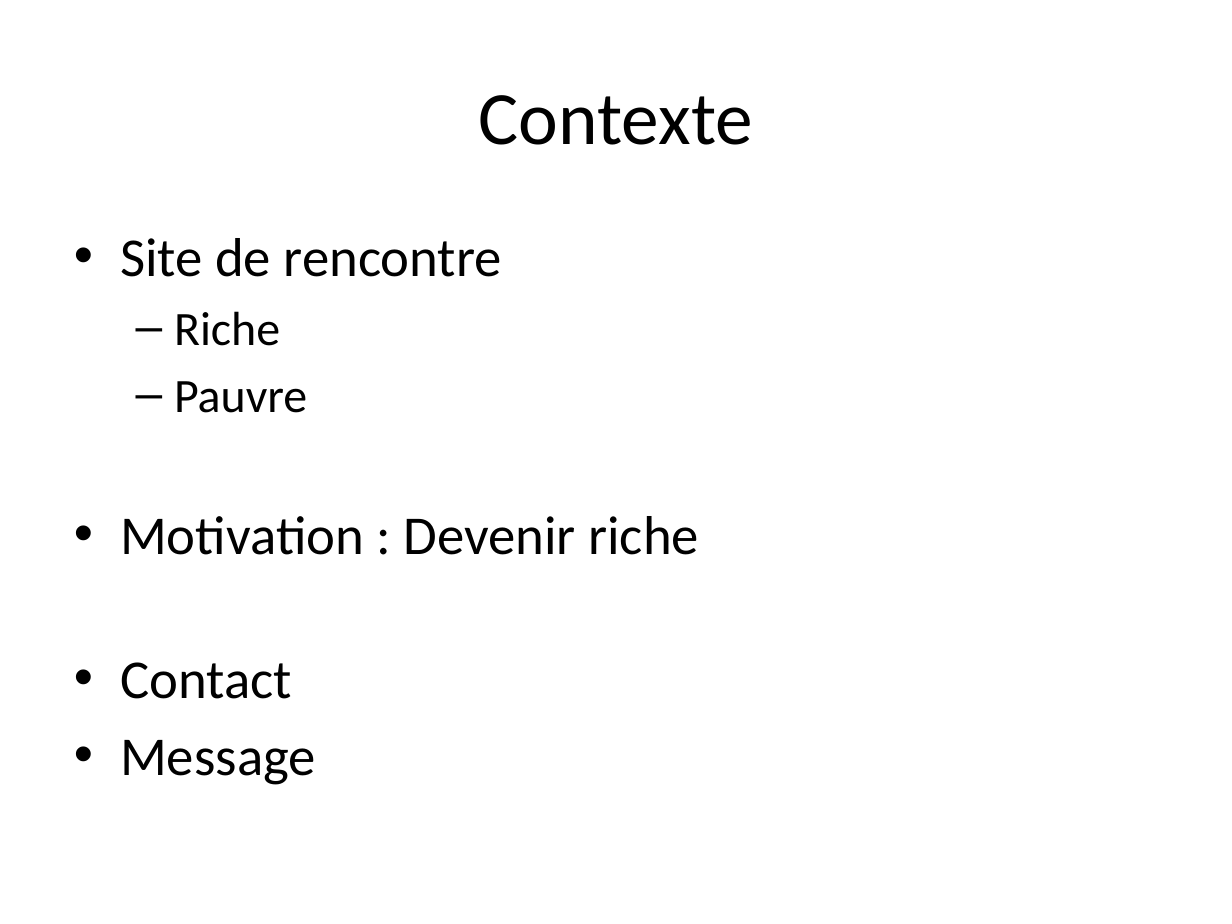
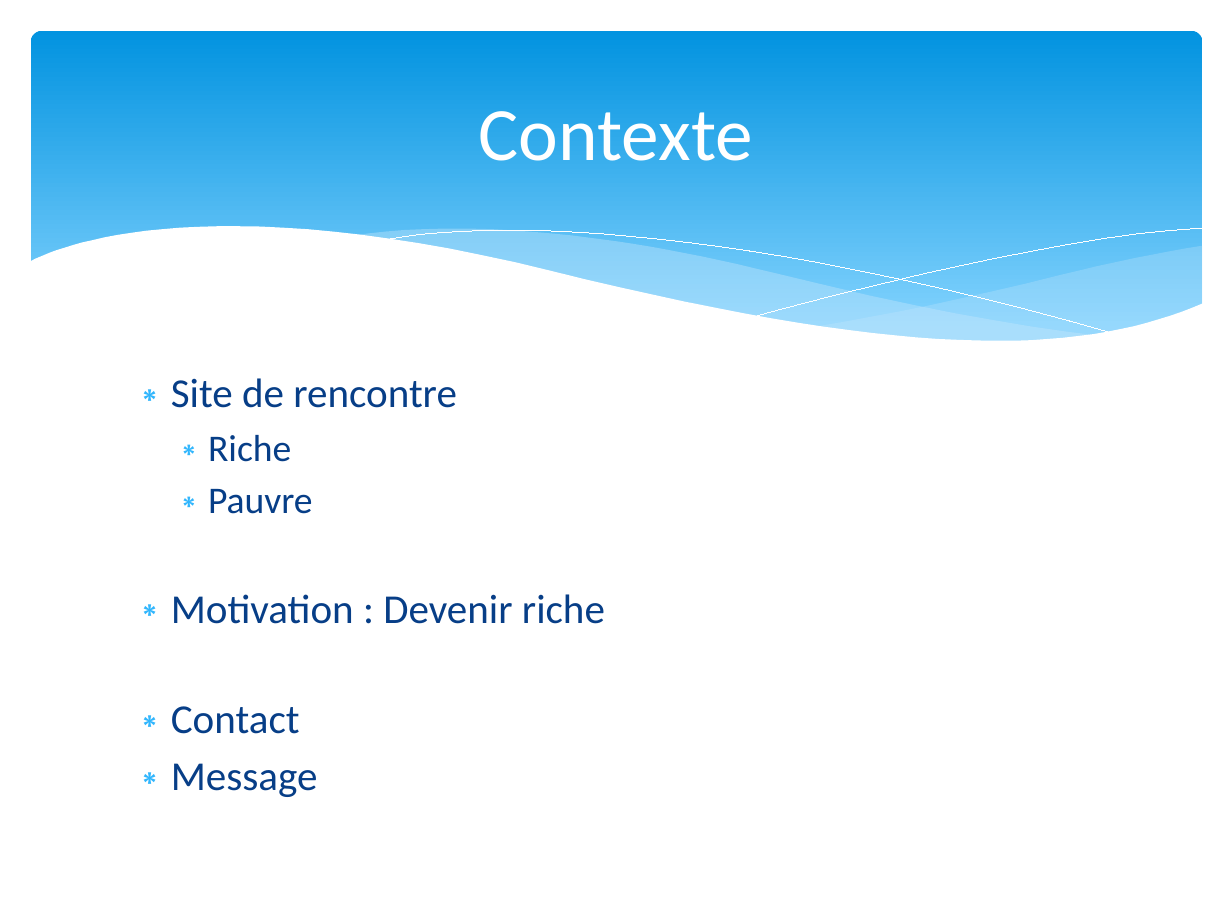
Before and after one commit to LucienMoor/AYNIM, a slide deck: slide 3 of Documents/PrésentationRichPoor.pptx. Drawn at 1232x924 pixels with LibreOffice and Linux fonts; fonts in the diff are those of the drawing. Boxes give left, top, right and bottom in pixels: in the first picture for what was removed or moved away, otherwise in the second. Text is boxed around its words. In the diff, an @@ line names an element or a change of style, - is before the commit and + after.

```diff
--- a/Documents/PrésentationRichPoor.pptx
+++ b/Documents/PrésentationRichPoor.pptx
@@ rounded rectangle added at bbox=[31, 31, 1202, 363], fill gradient #0293E0 to #83D3FE @@
@@ title "Contexte": place and size @@
-title "Contexte" at bbox=[479, 95, 753, 145]
+title "Contexte" at bbox=[479, 111, 753, 161]
@@ title "Contexte" at bbox=[479, 111, 753, 161]: text colour #000000 to #FFFFFF @@
@@ group added at bbox=[28, 227, 1204, 405]: 5 freeform shapes @@
@@ text "Site de rencontre": place and size @@
-text "Site de rencontre" at bbox=[120, 238, 699, 785]
+text "Site de rencontre" at bbox=[171, 378, 605, 797]
@@ text "Site de rencontre" at bbox=[171, 378, 605, 797]: size 32 to 24 pt in "Site de rencontre", "Motivation : Devenir riche", "Contact", "Message"; text colour #000000 to #073E87; size 28 to 22 pt in "Riche", "Pauvre"; bullet • to ∗; less space between paragraphs; bullet – to ∗ @@
```
Also in this commit, not shown: 12 other slides changed, 14 slides added, 10 slides removed, 13 other files.
